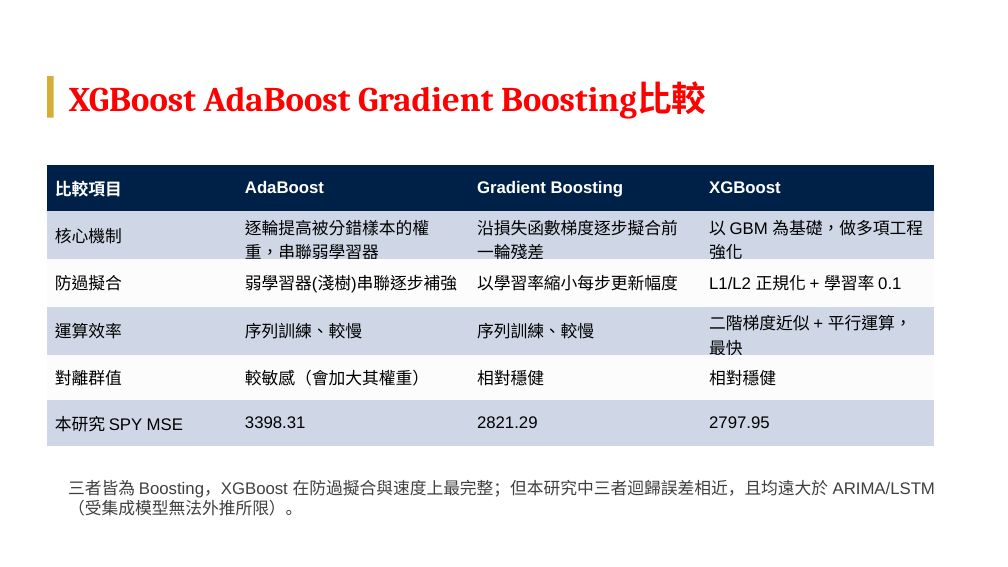
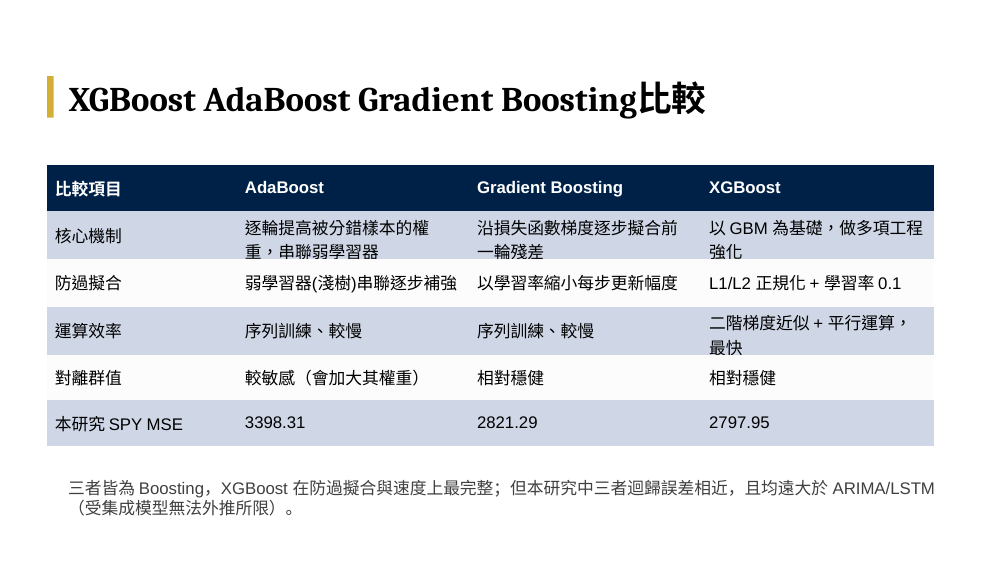
Before and after one commit to Tzu-Lin/ETF-AI-Project, a slide deck: slide 16 of 林子瑜-LLM_ETF_修訂七版_v20260618.pptx. Drawn at 1008x567 pixels with LibreOffice and Linux fonts; fonts in the diff are those of the drawing. Boxes give left, top, right and bottom in pixels: in the first picture for what was removed or moved away, otherwise in the second. Text is boxed around its words. In the diff, an @@ line names an element or a change of style, - is before the commit and + after.

```diff
--- a/林子瑜-LLM_ETF_修訂七版_v20260618.pptx
+++ b/林子瑜-LLM_ETF_修訂七版_v20260618.pptx
@@ text "XGBoost AdaBoost Gradient Boosting比較" at (69, 81, 706, 119): text colour #FF0000 to #000000 @@
```
Also in this commit, not shown: 2 other slides changed, 6 other files.
